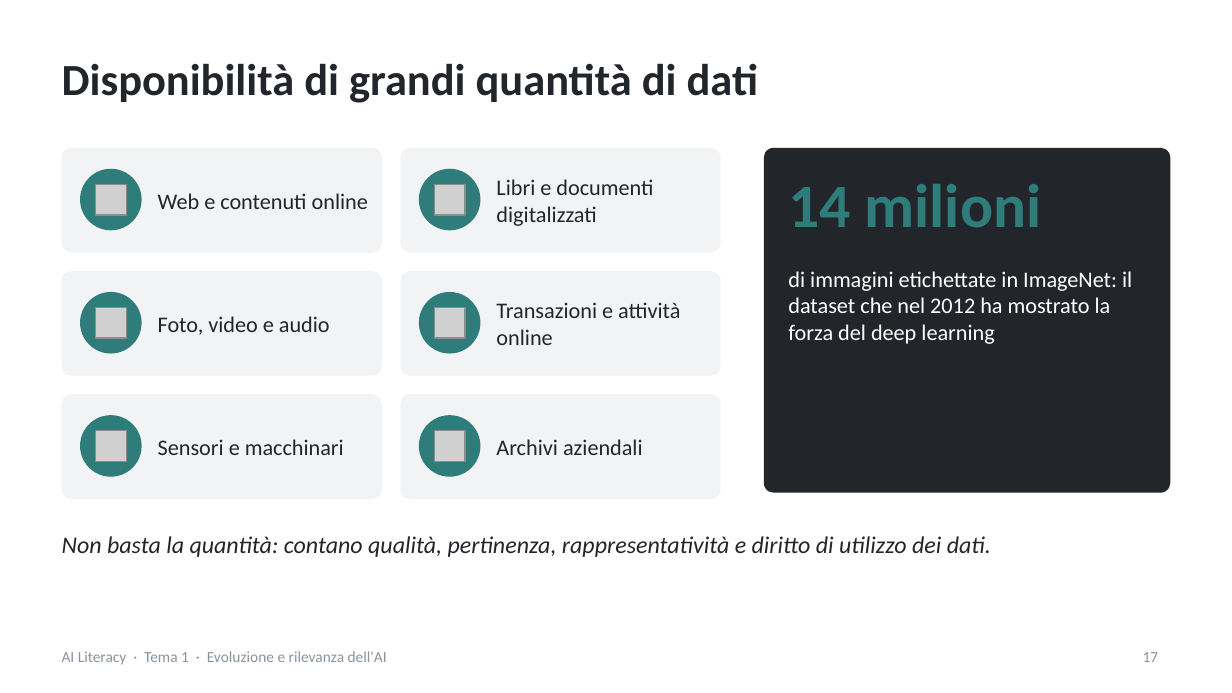
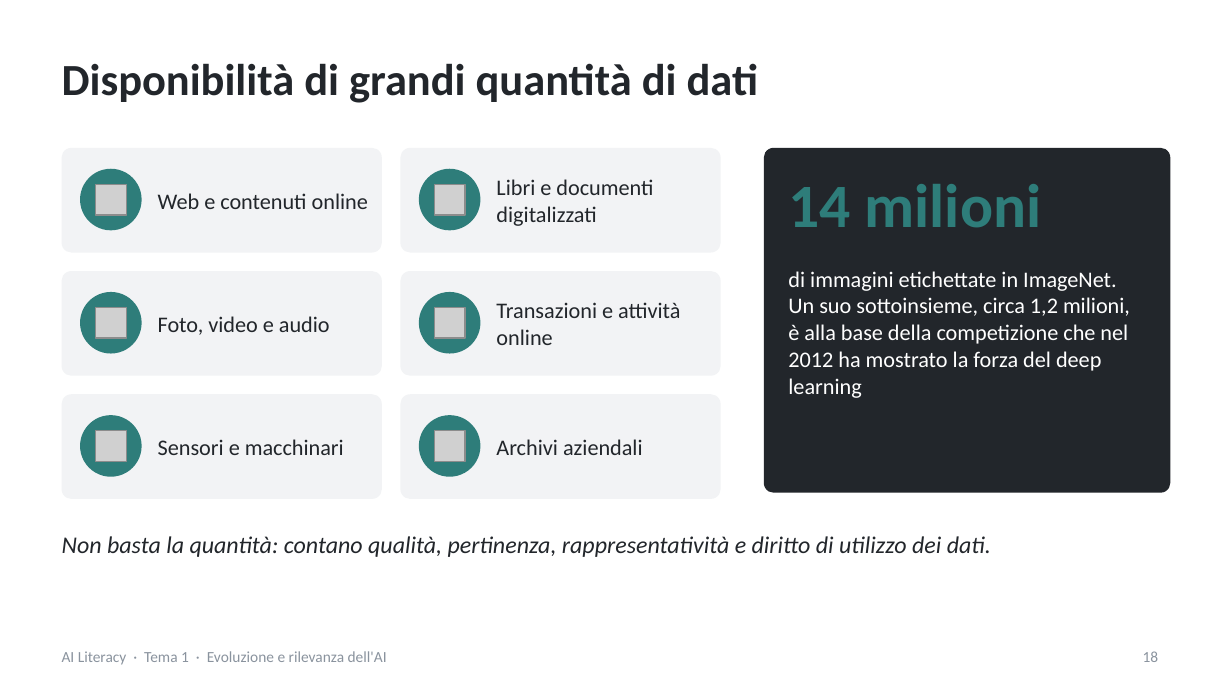
Before and after one commit to NetAi-IT/Formazione-AI-Literacy-Official, a slide deck: slide 18 of Base/Tema1_Evoluzione_e_rilevanza_AI.pptx (slide 17 before the commit). Drawn at 1232x693 pixels with LibreOffice and Linux fonts; fonts in the diff are those of the drawing; grey boxes stand for pictures. Boxes give left, top, right and bottom in pixels: in the first picture for what was removed or moved away, otherwise in the second. Text is boxed around its words. In the diff, an @@ line names an element or a change of style, - is before the commit and + after.

```diff
--- a/Base/Tema1_Evoluzione_e_rilevanza_AI.pptx
+++ b/Base/Tema1_Evoluzione_e_rilevanza_AI.pptx
@@ text at [788, 271, 1130, 398]: text changed @@
-di immagini etichettate in ImageNet: il dataset che nel 2012 ha mostrato la forza del deep learning
+di immagini etichettate in ImageNet. Un suo sottoinsieme, circa 1,2 milioni, è alla base della competizione che nel 2012 ha mostrato la forza del deep learning
@@ page number at [1143, 651, 1159, 662]: text changed @@
-17
+18
```
Also in this commit, not shown: 11 other slides changed, 4 slides added, 9 other files.
